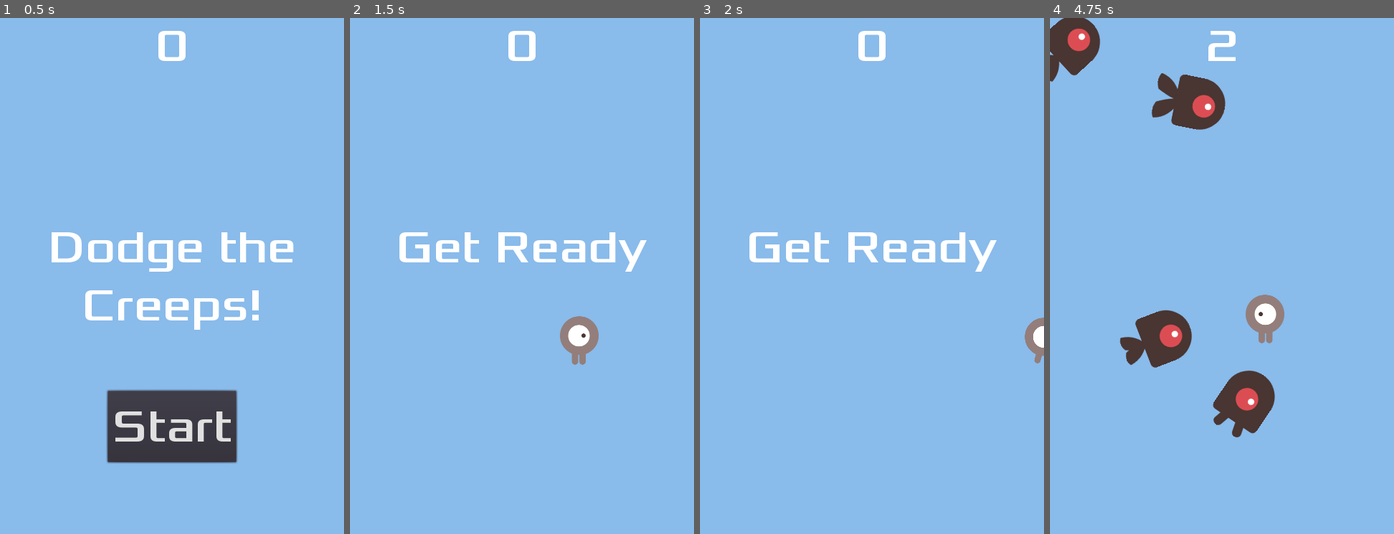
Above: before the commit, frames 1-4 (left to right).
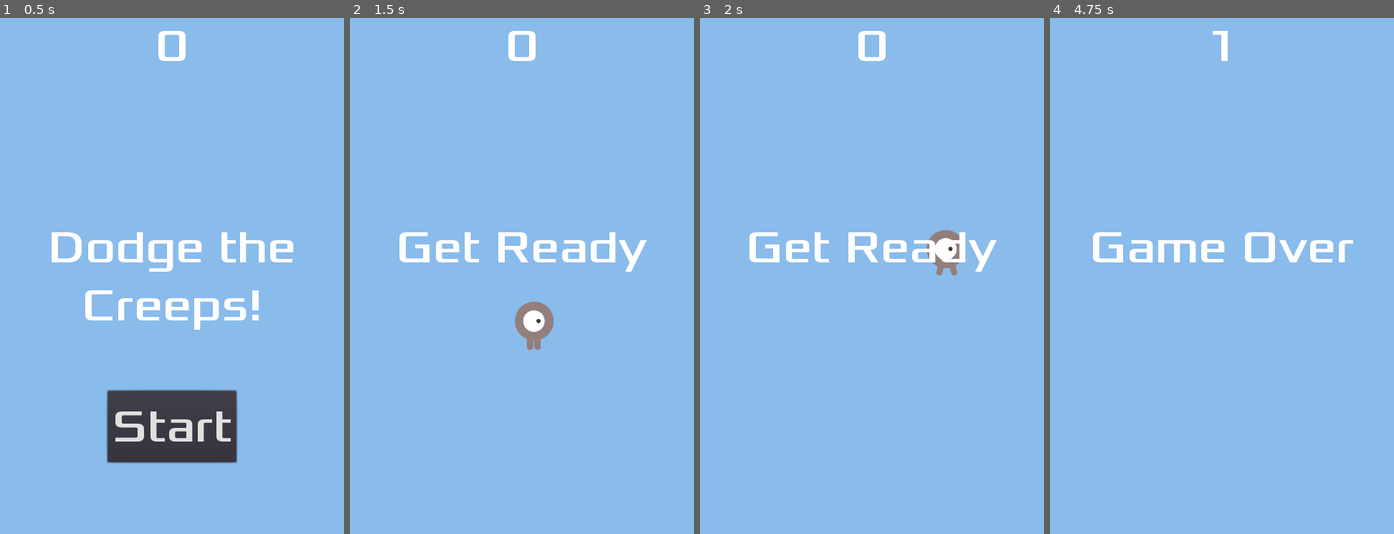
Above: after the commit, the same moments.

Repository: clanam/godot-00-tutorial
Game: Godot game, scene res://Main.tscn
Two runs of this game, one before a commit and one after it. Both use one fixed random seed, a clock stepped at 60 frames per second and the inputs below.
Inputs (mouse positions are in pixels of both pictures, inside the frame that each line leads up to):
- Up to frame 1 (0.5 s): no input
- Up to frame 2 (1.5 s): click "Start" at 0.5 s; tap Enter at 1.25 s; move the mouse to (597, 250) at 1.27 s; hold Right (ui_right) from 1.28 s (still down); click (597, 250) at 1.42 s
- Up to frame 3 (2 s): keep holding Right (ui_right)
- Up to frame 4 (4.75 s): move the mouse to (1153, 301) at 2.02 s; release Right (ui_right) at 2.03 s; hold Down (ui_down) 2.03-2.78 s; move the mouse to (1256, 162) at 2.77 s; hold Right (ui_right) 2.78-3.53 s; move the mouse to (1204, 379) at 3.52 s; hold Up (ui_up) 3.53-4.28 s; click (1204, 379) at 3.67 s; move the mouse to (1325, 353) at 4.27 s; hold Left (ui_left) from 4.28 s (still down)

Frame 1 is identical in both runs. In frame 2, 1.5% of the frame differs, in the area x 47-73%, y 55-68%; in frame 3, 0.8%; in frame 4, 8.8%, in the area x 0-89%, y 0-82%.

Commit message:
[⚙️]] replace keyboard input with touch/mouse input

Diff:
--- a/Player.gd
+++ b/Player.gd
@@ -5,6 +5,7 @@
 
 export var speed = 400  # How fast the player will move (pixels/sec).
 var screen_size  # Size of the game window.
+var target = Vector2() # Tapped/clicked position
 
 
 # Called when the node enters the scene tree for the first time.
@@ -15,10 +16,23 @@
 
 # Called every frame. 'delta' is the elapsed time since the previous frame.
 func _process(delta):
-	var velocity = _update_and_return_sprite_velocity()
+	var velocity = Vector2()
+	# Move towards the target and stop when close.
+	if position.distance_to(target) > 10:
+		velocity = target - position
+	if velocity.length() > 0:
+		velocity = velocity.normalized() * speed
+		_set_animation_type(velocity)
+		$AnimatedSprite.play()
+	else:
+		$AnimatedSprite.stop()
 	position += velocity * delta
 	position.x = clamp(position.x, 0, screen_size.x)
 	position.y = clamp(position.y, 0, screen_size.y)
+
+func _input(event):
+	if event is InputEventScreenTouch and event.pressed:
+		target = event.position
 
 
 func _on_Player_body_entered(body):
@@ -40,24 +54,6 @@
 
 func start(pos):
 	position = pos
+	target = pos
 	show()
 	$CollisionShape2D.disabled = false
-
-
-func _update_and_return_sprite_velocity():
-	var velocity = Vector2()  # The player's movement vector.
-	if Input.is_action_pressed("ui_right"):
-		velocity.x += 1
-	if Input.is_action_pressed("ui_left"):
-		velocity.x -= 1
-	if Input.is_action_pressed("ui_down"):
-		velocity.y += 1
-	if Input.is_action_pressed("ui_up"):
-		velocity.y -= 1
-	if velocity.length() > 0:
-		velocity = velocity.normalized() * speed
-		_set_animation_type(velocity)
-		$AnimatedSprite.play()
-	else:
-		$AnimatedSprite.stop()
-	return velocity
